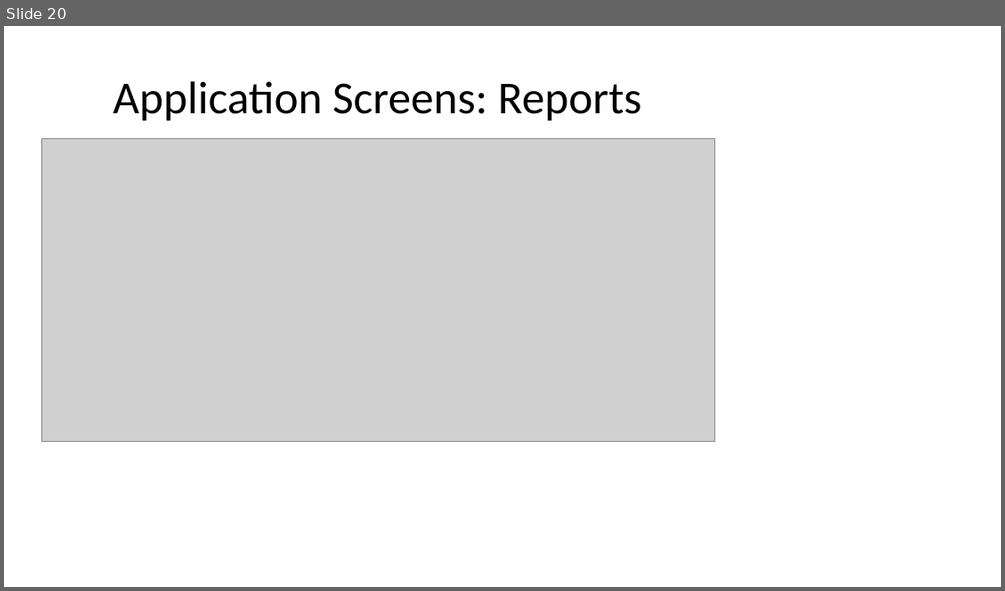
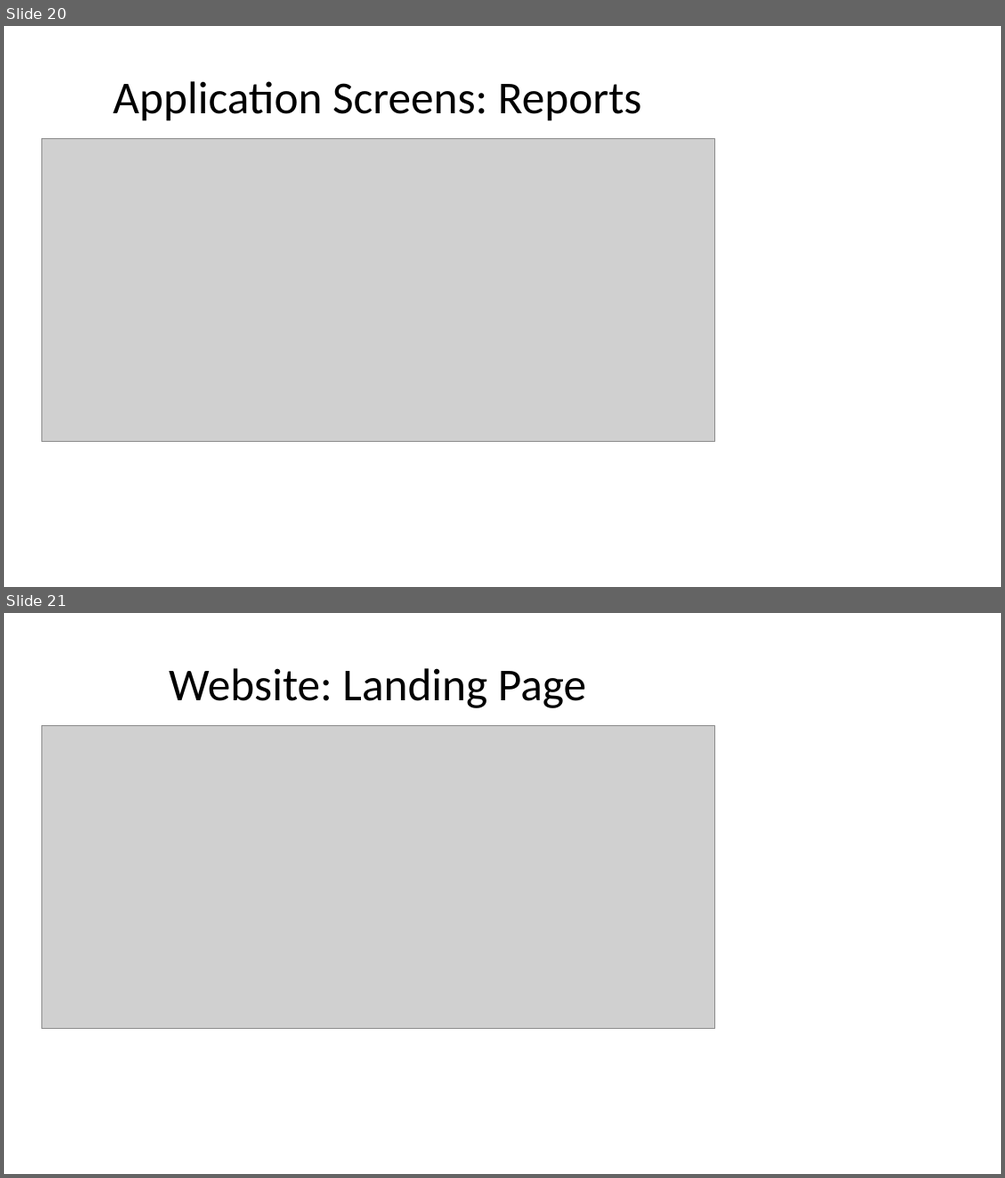
Before and after one commit to 0x0prateek/Blood-Donation-Camp-System, a slide deck: DotLife_Presentation.pptx. Shown one above the other, each under a label of ours: slide 20 before the commit, slides 20 and 21 after it. The pictures are 1005x591 and 1005x1178 pixels, drawn with LibreOffice and Linux fonts; fonts in the diff are those of the drawing; grey boxes stand for pictures. Boxes give left, top, right and bottom in pixels: in the first picture for what was removed or moved away, otherwise in the second. Text is boxed around its words. In the diff, an @@ line names an element or a change of style, - is before the commit and + after.

Commit message:
docs: add website and user portal screenshots to presentation

```diff
--- a/DotLife_Presentation.pptx
+++ b/DotLife_Presentation.pptx
@@ slide 21 added at (x1=4, y1=613, x2=1001, y2=1174), background #FFFFFF @@
@@ title added at (x1=169, y1=668, x2=586, y2=708), 44 pt, text #000000 @@
+Website: Landing Page
@@ picture added at (x1=41, y1=725, x2=714, y2=1029) @@
```
Also in this commit, not shown: 1 slide changed, 9 other slides added.
